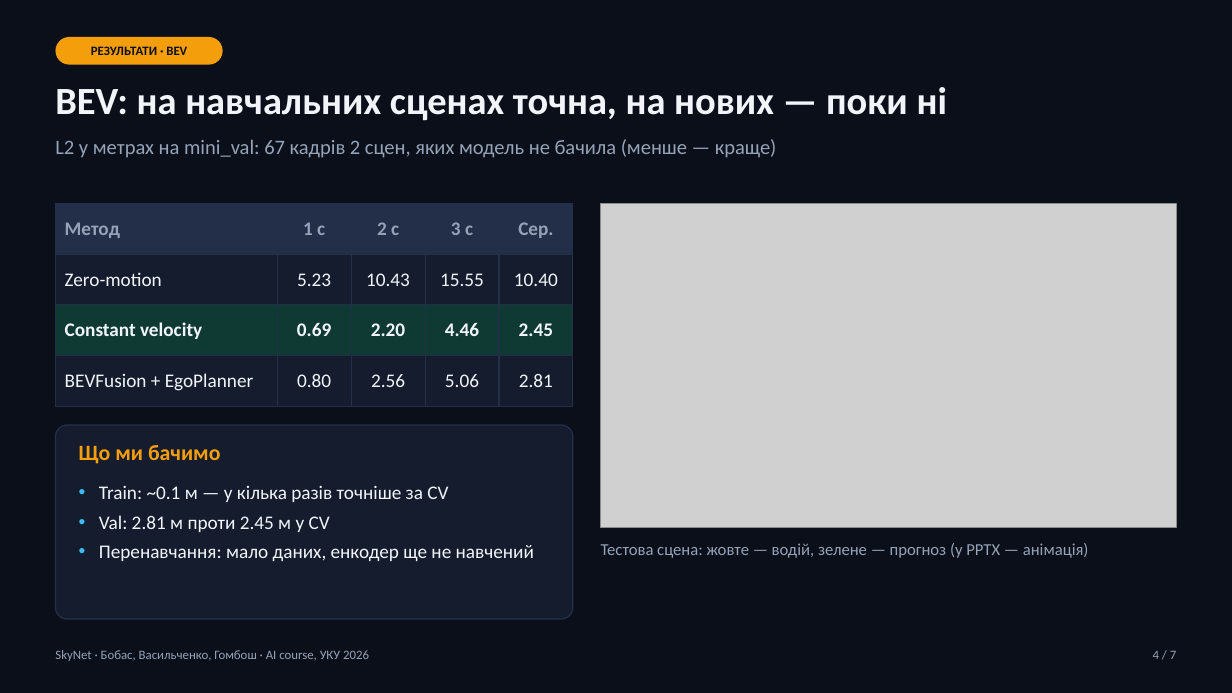
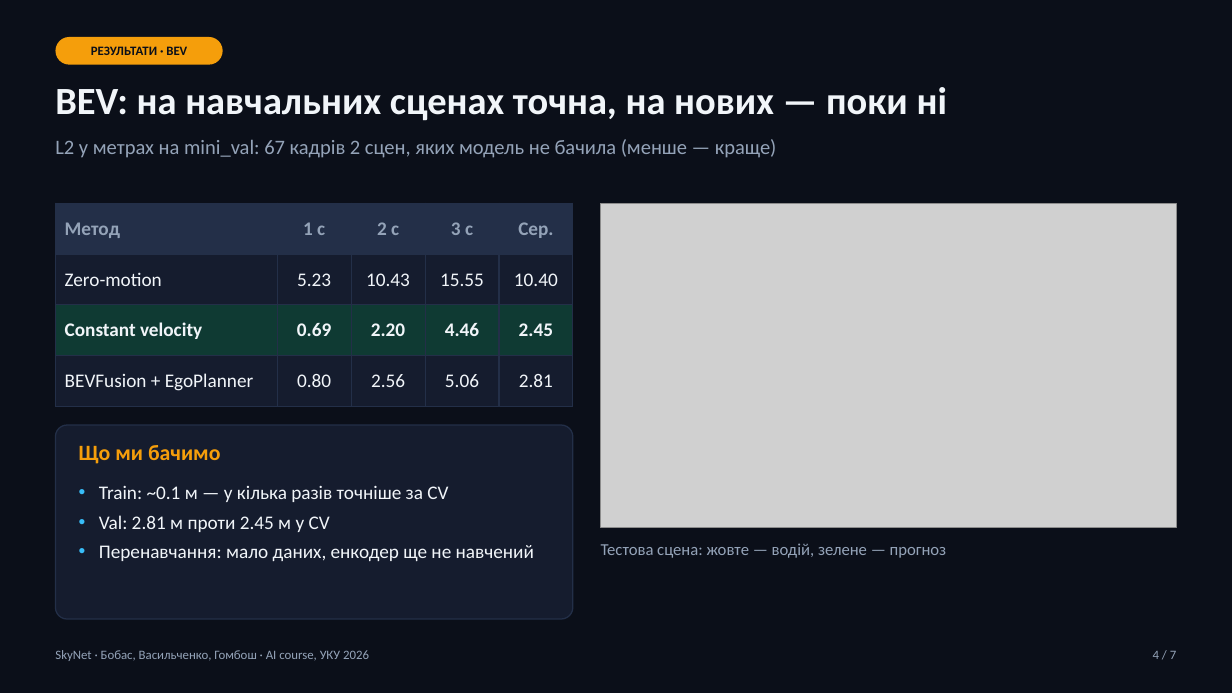
Before and after one commit to Hombosh-dev/SkyNet, a slide deck: slide 4 of docs/slides/Midterm_Presentation_Bobas_Vasylchenko_Hombosh.pptx. Drawn at 1232x693 pixels with LibreOffice and Linux fonts; fonts in the diff are those of the drawing; grey boxes stand for pictures. Boxes give left, top, right and bottom in pixels: in the first picture for what was removed or moved away, otherwise in the second. Text is boxed around its words. In the diff, an @@ line names an element or a change of style, - is before the commit and + after.

```diff
--- a/docs/slides/Midterm_Presentation_Bobas_Vasylchenko_Hombosh.pptx
+++ b/docs/slides/Midterm_Presentation_Bobas_Vasylchenko_Hombosh.pptx
@@ text at <box>601,543,947,558</box>: text changed @@
-Тестова сцена: жовте — водій, зелене — прогноз (у PPTX — анімація)
+Тестова сцена: жовте — водій, зелене — прогноз
```
Also in this commit, not shown: 5 other slides changed, 4 other files.
